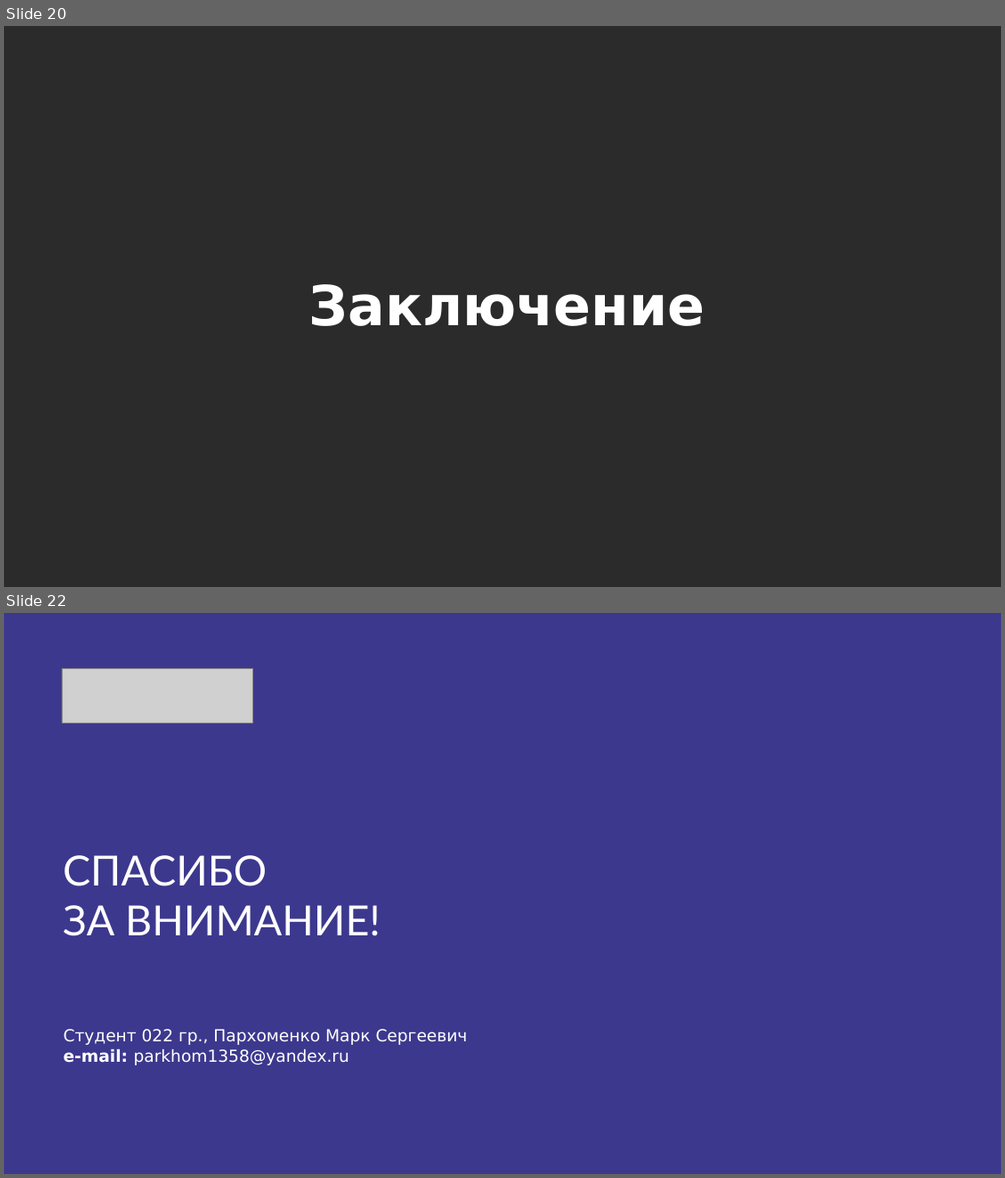
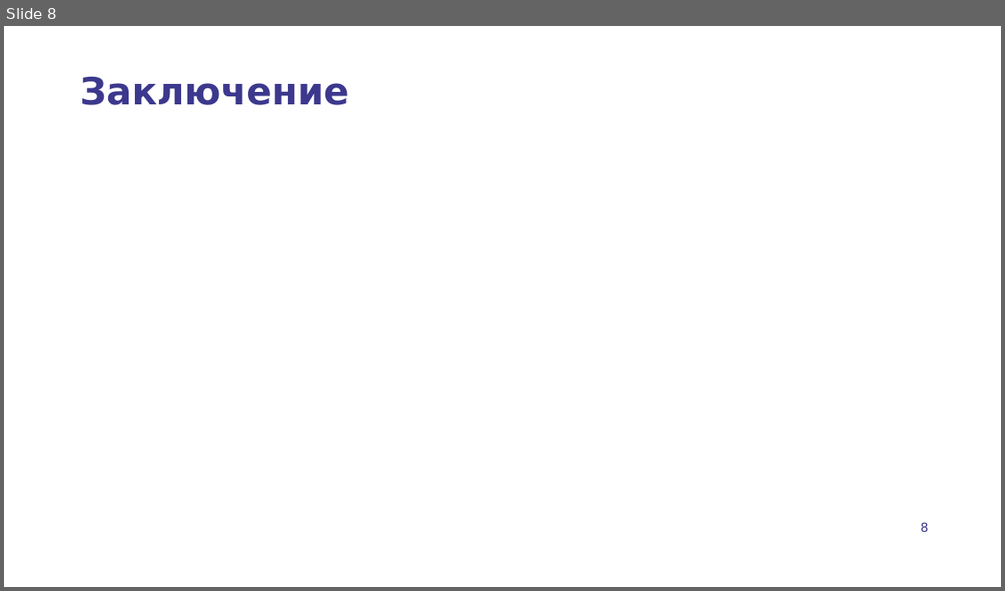
Before and after one commit to FortyClock/uwb-diploma, a slide deck: uwb_presentation.pptx. Shown one above the other, each under a label of ours: slides 20 and 22 before the commit, slide 8 after it; the slides between them are not shown. The pictures are 1005x1178 and 1005x591 pixels, drawn with LibreOffice and Linux fonts; fonts in the diff are those of the drawing; grey boxes stand for pictures; background and template pictures are left out; a plain dark background stands for a picture behind light text. Boxes give left, top, right and bottom in pixels: in the first picture for what was removed or moved away, otherwise in the second. Text is boxed around its words. In the diff, an @@ line names an element or a change of style, - is before the commit and + after.

```diff
--- a/uwb_presentation.pptx
+++ b/uwb_presentation.pptx
@@ slide 22 removed at (x1=4, y1=613, x2=1001, y2=1174), background #3C388D @@
@@ picture removed at (x1=62, y1=668, x2=253, y2=722) @@
@@ text removed at (x1=63, y1=855, x2=380, y2=936) @@
-СПАСИБО
-ЗА ВНИМАНИЕ!
@@ text removed at (x1=64, y1=1029, x2=468, y2=1045) @@
-Студент 022 гр., Пархоменко Марк Сергеевич
@@ text removed at (x1=64, y1=1049, x2=349, y2=1065) @@
-e-mail: parkhom1358@yandex.ru
@@ what was slide 20 is now slide 8 @@
@@ slide 8 changed as well @@
@@ background picture (left out) to #FFFFFF @@
@@ title "Заключение" moved from (x1=309, y1=284, x2=705, y2=326) to (x1=80, y1=77, x2=348, y2=105) @@
@@ title "Заключение" at (x1=80, y1=77, x2=348, y2=105): size 53 to 36 pt, text colour #FFFFFF to #3C388D; less space between paragraphs @@
@@ page number added at (x1=921, y1=522, x2=929, y2=532), 12 pt, text #3C388D @@
+8
```
Also in this commit, not shown: 8 slides added, 20 other slides removed.
